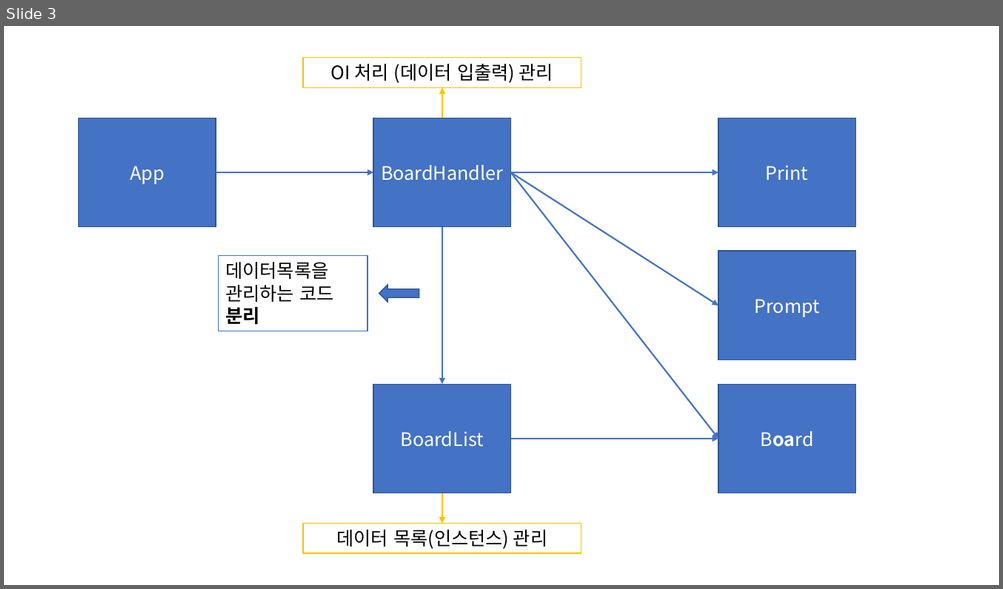
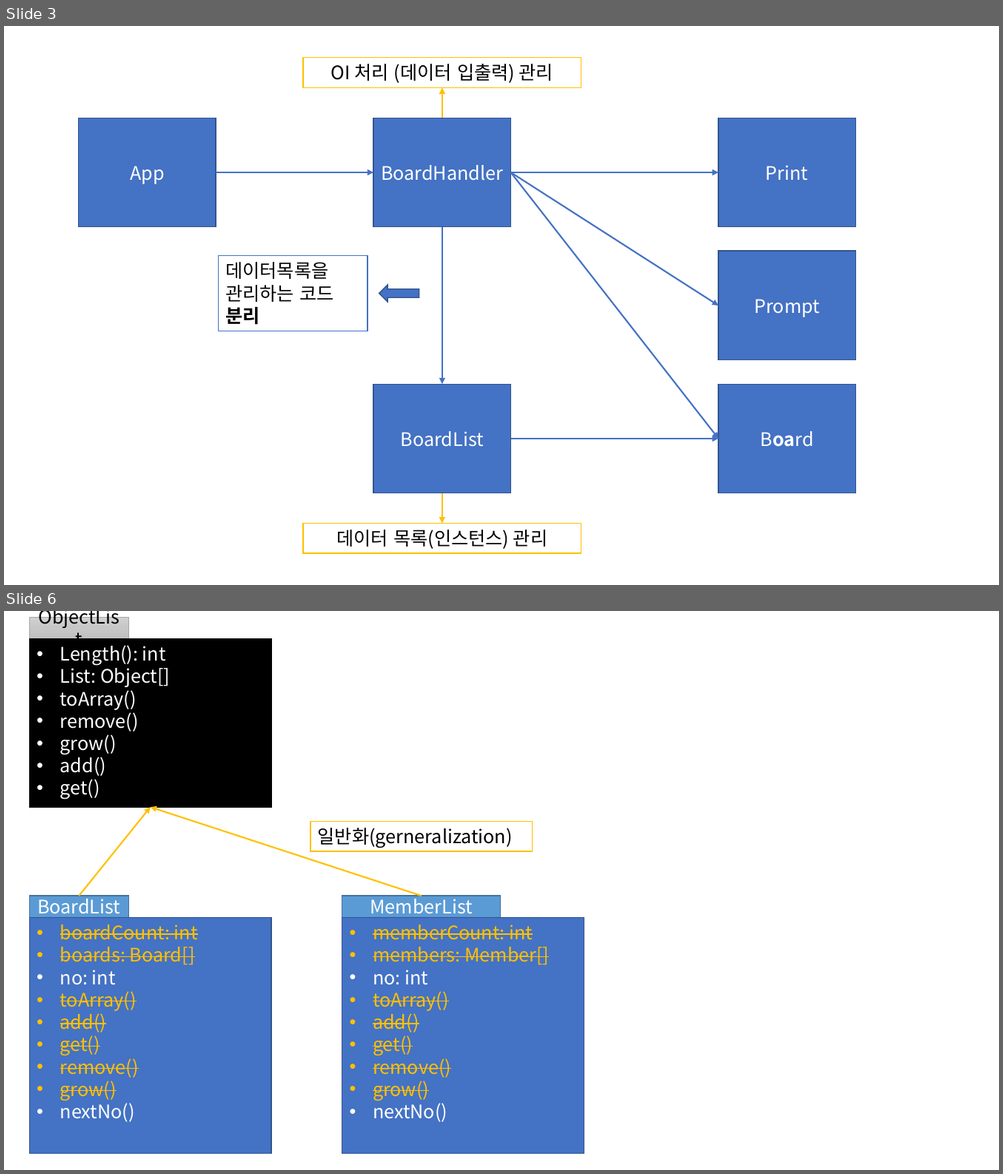
Before and after one commit to Dingadung/2022-study-workspace, a slide deck: study-note/자바/2022-07-22 내용정리.pptx. Shown one above the other, each under a label of ours: slide 3 before the commit, slides 3 and 6 after it; the slides between them are not shown. The pictures are 1003x589 and 1003x1174 pixels, drawn with LibreOffice and Linux fonts; fonts in the diff are those of the drawing. Boxes give left, top, right and bottom in pixels: in the first picture for what was removed or moved away, otherwise in the second. Text is boxed around its words. In the diff, an @@ line names an element or a change of style, - is before the commit and + after.

```diff
--- a/study-note/자바/2022-07-22 내용정리.pptx
+++ b/study-note/자바/2022-07-22 내용정리.pptx
@@ slide 6 added at (4, 611, 999, 1170), background #FFFFFF @@
@@ rectangle added at (29, 617, 128, 638), fill gradient #D2D2D2 to #C8C8C8 to #C0C0C0, outline #A5A5A5 0.5 pt, 18 pt, text #000000 @@
+ObjectList
@@ rectangle added at (29, 638, 271, 807), fill #000000, outline #000000 1 pt, 18 pt, text #FFFFFF @@
+• Length(): int
+• List: Object[]
+• toArray()
+• remove()
+• grow()
+• add()
+• get()
@@ arrow added from (79, 896) to (151, 807), #FFC000 1.5 pt @@
@@ arrow added from (421, 896) to (151, 807), #FFC000 1.5 pt @@
@@ rectangle added at (310, 821, 532, 851), fill #FFFFFF, outline #FFC000 1 pt, 18 pt, text #000000 @@
+일반화(gerneralization)
@@ rectangle added at (29, 896, 128, 917), fill #5B9BD5, outline #43739E 1 pt, 18 pt, text #FFFFFF @@
+BoardList
@@ rectangle added at (342, 896, 500, 917), fill #5B9BD5, outline #43739E 1 pt, 18 pt, text #FFFFFF @@
+MemberList
@@ rectangle added at (29, 917, 271, 1154), fill #4472C4, outline #325491 1 pt, 18 pt, text #FFC000, strikethrough @@
+• boardCount: int
+• boards: Board[]
+• no: int
+• toArray()
+• add()
+• get()
+• remove()
+• grow()
+• nextNo()
@@ rectangle added at (342, 917, 583, 1154), fill #4472C4, outline #325491 1 pt, 18 pt, text #FFC000, strikethrough @@
+• memberCount: int
+• members: Member[]
+• no: int
+• toArray()
+• add()
+• get()
+• remove()
+• grow()
+• nextNo()
```
Also in this commit, not shown: 5 other slides added.
